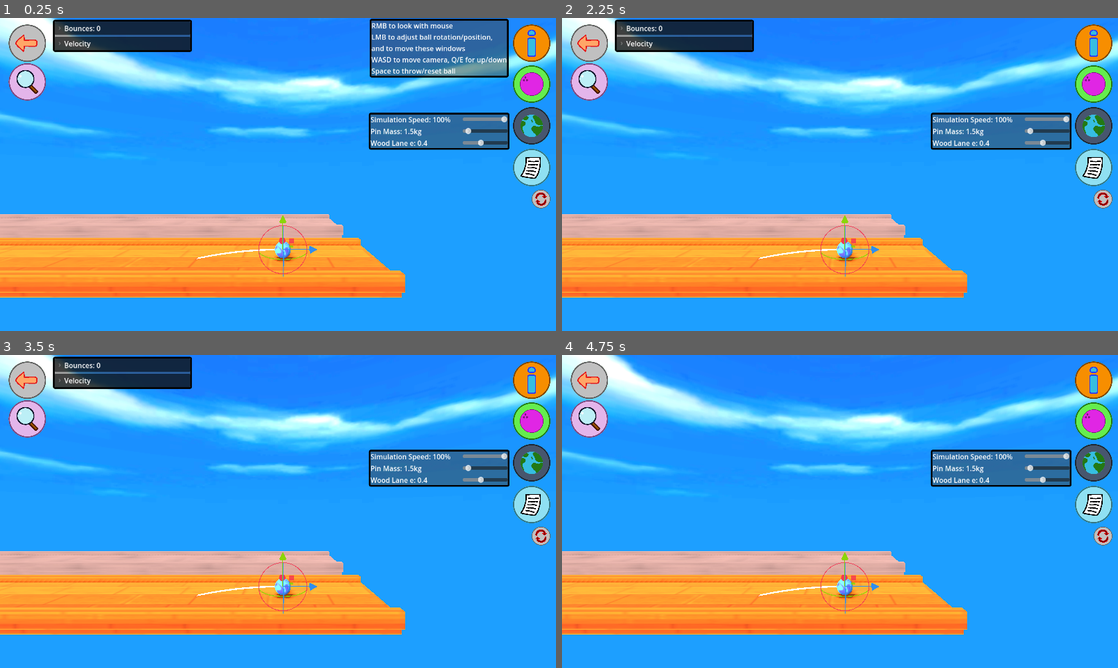
Above: before the commit, frames 1-4 (two rows, left to right).
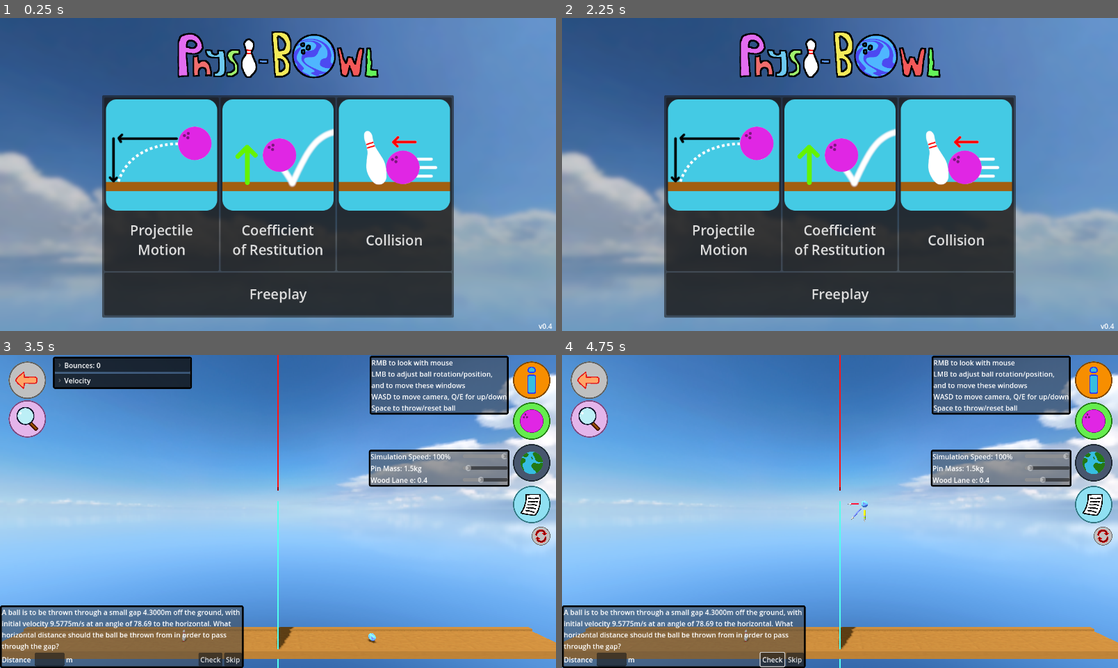
Above: after the commit, the same moments.

Repository: ErythiaSea/CMP400-PhET
Game: Godot game, scene res://Scenes/main_menu.tscn
The game is run twice, just before and just after one commit, with the same random seed, the same clock (stepped at 60 frames per second) and the same inputs. Before the commit the project starts from res://Scenes/bowlingEnv.tscn.
Inputs (mouse positions are in pixels of both pictures, inside the frame that each line leads up to):
- Up to frame 1 (0.25 s): no input
- Up to frame 2 (2.25 s): click (589, 80) at 0.52 s; click (589, 80) at 1.27 s; click (1095, 43) at 2.02 s
- Up to frame 3 (3.5 s): click (161, 520) at 2.75 s, where only the run after the commit has a clickable "Projectile Motion"
- Up to frame 4 (4.75 s): click (773, 658) at 3.5 s, where only the run after the commit has a clickable "Check"; click (589, 417) at 4.25 s

The runs differ from the first frame. In frame 1, 100% of the frame differs, in the area x 0-100%, y 0-100%; in frame 2, 100%; in frame 3, 93%; in frame 4, 95%.

Commit message:
replace assets, fix some oversights

Diff:
--- a/GFX/icon.svg
+++ /dev/null
@@ -1 +0,0 @@
-<svg xmlns="http://www.w3.org/2000/svg" width="128" height="128"><rect width="124" height="124" x="2" y="2" fill="#363d52" stroke="#212532" stroke-width="4" rx="14"/><g fill="#fff" transform="translate(12.322 12.322)scale(.101)"><path d="M105 673v33q407 354 814 0v-33z"/><path fill="#478cbf" d="m105 673 152 14q12 1 15 14l4 67 132 10 8-61q2-11 15-15h162q13 4 15 15l8 61 132-10 4-67q3-13 15-14l152-14V427q30-39 56-81-35-59-83-108-43 20-82 47-40-37-88-64 7-51 8-102-59-28-123-42-26 43-46 89-49-7-98 0-20-46-46-89-64 14-123 42 1 51 8 102-48 27-88 64-39-27-82-47-48 49-83 108 26 42 56 81zm0 33v39c0 276 813 276 814 0v-39l-134 12-5 69q-2 10-14 13l-162 11q-12 0-16-11l-10-65H446l-10 65q-4 11-16 11l-162-11q-12-3-14-13l-5-69z"/><path d="M483 600c0 34 58 34 58 0v-86c0-34-58-34-58 0z"/><circle cx="725" cy="526" r="90"/><circle cx="299" cy="526" r="90"/></g><g fill="#414042" transform="translate(12.322 12.322)scale(.101)"><circle cx="307" cy="532" r="60"/><circle cx="717" cy="532" r="60"/></g></svg>
--- a/Scenes/bowlingEnv.tscn
+++ b/Scenes/bowlingEnv.tscn
@@ -2,9 +2,9 @@
 
 [ext_resource type="Script" uid="uid://cc5q1cb24qhcx" path="res://Scenes/bowling_env.gd" id="1_0fhea"]
 [ext_resource type="Script" uid="uid://b2k2ymxk2hqwc" path="res://Scenes/mouselook_cam.gd" id="1_08dfx"]
-[ext_resource type="Texture2D" uid="uid://c606rf1fe35sf" path="res://GFX/lcsky.png" id="1_deeac"]
 [ext_resource type="Script" uid="uid://d2vpsis0wq81n" path="res://Scenes/bowling_ball.gd" id="3_0fhea"]
 [ext_resource type="PackedScene" uid="uid://bvlr2qb0wnb5" path="res://Scenes/forceDiagComponent.tscn" id="4_0fhea"]
+[ext_resource type="Texture2D" uid="uid://c44wvxkablqeq" path="res://GFX/newsky.png" id="4_edsgw"]
 [ext_resource type="Script" uid="uid://e3f1ox6y6cvg" path="res://addons/Gizmo3DScript/gizmo3D.gd" id="6_wp4vv"]
 [ext_resource type="Texture2D" uid="uid://b8ydn45666nk7" path="res://GFX/bowling_ball.png" id="7_fxcs8"]
 [ext_resource type="Script" uid="uid://cigrabbeusvkm" path="res://Scenes/trajectory_line.gd" id="8_hymiy"]
@@ -33,18 +33,16 @@
 [ext_resource type="ArrayMesh" uid="uid://c3xh1ogv1axhx" path="res://mdl/model.obj" id="31_edsgw"]
 [ext_resource type="Material" uid="uid://dhv24qs0yiphl" path="res://res/lane_mat_wood.tres" id="32_8723f"]
 
-[sub_resource type="PanoramaSkyMaterial" id="PanoramaSkyMaterial_hymiy"]
-panorama = ExtResource("1_deeac")
-energy_multiplier = 2.0
+[sub_resource type="PanoramaSkyMaterial" id="PanoramaSkyMaterial_qw02s"]
+panorama = ExtResource("4_edsgw")
+energy_multiplier = 1.08
 
 [sub_resource type="Sky" id="Sky_vl7ro"]
-sky_material = SubResource("PanoramaSkyMaterial_hymiy")
+sky_material = SubResource("PanoramaSkyMaterial_qw02s")
 process_mode = 3
 
 [sub_resource type="Environment" id="Environment_lt5hn"]
 background_mode = 2
-background_color = Color(0.23529412, 0.6431373, 0.6431373, 1)
-background_energy_multiplier = 1.2
 sky = SubResource("Sky_vl7ro")
 ambient_light_source = 2
 ambient_light_color = Color(0.7666196, 0.76661956, 0.76661956, 1)
@@ -162,7 +160,7 @@
 metadata/_custom_type_script = "uid://e3f1ox6y6cvg"
 
 [node name="DirectionalLight3D" type="DirectionalLight3D" parent="."]
-transform = Transform3D(-0.39256418, 0.6943696, -0.60311216, 0.3787903, 0.7196186, 0.581951, 0.83809984, 9.990927e-08, -0.5455169, 0, 16.050179, 0)
+transform = Transform3D(0.09917353, 0.82834125, -0.551376, 0.36664492, 0.48470345, 0.79412466, 0.92506015, -0.28091538, -0.2556373, 0, 16.050179, -5.219375)
 shadow_enabled = true
 
 [node name="Camera3D" type="Camera3D" parent="."]
@@ -403,16 +401,16 @@
 [node name="PSSliderLabel" type="Label" parent="GUIRoot/BallPanel/VBoxContainer/PSSliderContainer"]
 layout_mode = 2
 size_flags_horizontal = 2
-text = "Throw Impulse: 50N/s"
+text = "Throw Strength: 10m/s"
 
 [node name="PushStrengthSlider" type="HSlider" parent="GUIRoot/BallPanel/VBoxContainer/PSSliderContainer"]
 layout_mode = 2
 size_flags_horizontal = 3
 size_flags_vertical = 4
 size_flags_stretch_ratio = 0.5
-max_value = 300.0
+max_value = 50.0
 step = 0.01
-value = 50.0
+value = 10.0
 
 [node name="MassSliderContainer" type="HBoxContainer" parent="GUIRoot/BallPanel/VBoxContainer"]
 layout_mode = 2
--- a/Scenes/bowling_ball.gd
+++ b/Scenes/bowling_ball.gd
@@ -7,7 +7,7 @@
 @onready var force_diag = $ArrowRoot
 @export var traj_line: Node3D
 
-var fire_impulse_strength: float = 50
+var fire_impulse_strength: float = 10
 var bounces: int = 0
 var pins_hit: int = 0
 var barrier_hit: bool = false
@@ -28,7 +28,7 @@
 func _ready() -> void:
 	pass # Replace with function body.
 
-func fire(use_velocity: bool = false) -> void:
+func fire(use_velocity: bool = true) -> void:
 	last_pos = position
 	last_rot = rotation
 	freeze = false
--- a/Scenes/bowling_env.gd
+++ b/Scenes/bowling_env.gd
@@ -52,7 +52,7 @@
 	if (GameManager.current_gamemode == GameManager.mode.proj_mtn):
 		_barrier.show()
 		_barrier.process_mode = Node.PROCESS_MODE_INHERIT
-		_gizmo.mode -= _gizmo.ToolMode.MOVE
+		_gizmo.mode = 0
 
 		var con = false;
 		for pin in $Pins.get_children() as Array[RigidBody3D]:
@@ -107,6 +107,8 @@
 				if _bowling_ball.barrier_hit:
 					GameManager.q_args["barrier_hit"] = 1
 				_end_checking()
+			if _bowling_ball.position.y > 12.5:
+				_end_checking() # no cheating!
 		if (GameManager.current_gamemode == GameManager.mode.collision):
 			if _bowling_ball.pins_hit > 0:
 				_end_checking()
@@ -300,6 +302,7 @@
 		GameManager.q_type.suvat_needle_maxheight:
 			_barrier_root.position.y = value - 2.5
 		GameManager.q_type.suvat_needle_dist:
+			if (value < 0.1): value = 0.1
 			_bowling_ball.position.z = _barrier_root.position.z + value
 
 func _on_param_2_value_changed(value: float) -> void:
--- a/Scenes/forceBall.tscn
+++ /dev/null
@@ -1,39 +0,0 @@
-[gd_scene load_steps=8 format=3 uid="uid://s8k33qq4wjre"]
-
-[ext_resource type="Script" uid="uid://c6ju8l04xbwch" path="res://Scenes/force_ball.gd" id="1_65q5m"]
-[ext_resource type="PackedScene" uid="uid://bvlr2qb0wnb5" path="res://Scenes/forceDiagComponent.tscn" id="1_b17vh"]
-[ext_resource type="Texture2D" uid="uid://d1m22d2jq0h1m" path="res://GFX/icon.svg" id="2_14oug"]
-
-[sub_resource type="PhysicsMaterial" id="PhysicsMaterial_65q5m"]
-friction = 0.2
-
-[sub_resource type="SphereShape3D" id="SphereShape3D_1d3fa"]
-radius = 0.107
-
-[sub_resource type="SphereMesh" id="SphereMesh_b17vh"]
-radius = 0.107
-height = 0.214
-
-[sub_resource type="StandardMaterial3D" id="StandardMaterial3D_unano"]
-albedo_texture = ExtResource("2_14oug")
-
-[node name="ForceBall" type="RigidBody3D"]
-mass = 3.0
-physics_material_override = SubResource("PhysicsMaterial_65q5m")
-can_sleep = false
-script = ExtResource("1_65q5m")
-
-[node name="RemoteTransform3D" type="RemoteTransform3D" parent="."]
-remote_path = NodePath("../ArrowRoot")
-update_rotation = false
-
-[node name="CollisionShape3D" type="CollisionShape3D" parent="."]
-shape = SubResource("SphereShape3D_1d3fa")
-
-[node name="MeshInstance3D" type="MeshInstance3D" parent="."]
-mesh = SubResource("SphereMesh_b17vh")
-surface_material_override/0 = SubResource("StandardMaterial3D_unano")
-
-[node name="ArrowRoot" parent="." instance=ExtResource("1_b17vh")]
-length_scale = 0.5
-distance_from_center = 0.75
--- a/Scenes/gui_root.gd
+++ b/Scenes/gui_root.gd
@@ -97,7 +97,7 @@
 
 func _on_ps_slider_value_changed(value: float) -> void:
 	force_ball.fire_impulse_strength = value
-	push_strength_label.text = "Throw Impulse: %.2fN/s" % value
+	push_strength_label.text = "Throw Impulse: %.2fm/s" % value
 
 func _on_time_scale_slider_value_changed(value: float) -> void:
 	Engine.time_scale = value
@@ -112,7 +112,7 @@
 		ball_bounces_foldable.title = "Bounces: %d" % force_ball.bounces
 		var bounce_init: String = "Initial: %.2fm, height: %.2fm" % [force_ball.last_pos.y, force_ball.position.y]
 		var bounce_text: String = ""
-		for i in range(0, force_ball.bounces):
+		for i in range(0, force_ball.flight_time_history.size()):
 			bounce_text += "\n%d - time: %.2fs, max: %.2fm" % [i, force_ball.flight_time_history[i], force_ball.max_height_history[i]]
 		if force_ball.in_air:
 			bounce_text += "\n%d - time: %.2fs, max: %.2fm" % [force_ball.bounces, force_ball.time_flying, force_ball.max_height]
--- a/Scenes/main_menu.tscn
+++ b/Scenes/main_menu.tscn
@@ -1,13 +1,11 @@
 [gd_scene load_steps=7 format=3 uid="uid://dlgiq4w8u6an6"]
 
 [ext_resource type="Script" uid="uid://cgx51als5phaa" path="res://Scenes/main_menu.gd" id="1_1ehe0"]
-[ext_resource type="Texture2D" uid="uid://uiovn8h6xyro" path="res://GFX/menu_bg_temp.png" id="1_28flt"]
+[ext_resource type="Texture2D" uid="uid://bgckxrqv03gjo" path="res://GFX/menu_bg.png" id="2_opfnp"]
 [ext_resource type="Texture2D" uid="uid://p72t8cc4rb3i" path="res://GFX/projmot_icon.png" id="3_n45e2"]
+[ext_resource type="Texture2D" uid="uid://rke8hjip8lky" path="res://GFX/logo.png" id="3_opfnp"]
 [ext_resource type="Texture2D" uid="uid://btumcuxh4swo6" path="res://GFX/bounce_icon.png" id="4_opfnp"]
 [ext_resource type="Texture2D" uid="uid://bltmecxinqcfb" path="res://GFX/collision_icon.png" id="5_cp0ys"]
-
-[sub_resource type="LabelSettings" id="LabelSettings_48xlc"]
-font_size = 50
 
 [node name="MainMenu" type="Control"]
 layout_mode = 3
@@ -27,21 +25,22 @@
 anchor_bottom = 1.0
 grow_horizontal = 2
 grow_vertical = 2
-texture = ExtResource("1_28flt")
+texture = ExtResource("2_opfnp")
 expand_mode = 1
 
-[node name="Title" type="Label" parent="."]
+[node name="Title" type="TextureRect" parent="."]
 layout_mode = 1
 anchors_preset = 5
 anchor_left = 0.5
 anchor_right = 0.5
-offset_left = -217.0
-offset_top = 54.0
-offset_right = 218.0
-offset_bottom = 123.0
+offset_left = -233.0
+offset_top = 29.0
+offset_right = 233.5
+offset_bottom = 144.0
 grow_horizontal = 2
-text = "Game Name/Logo"
-label_settings = SubResource("LabelSettings_48xlc")
+texture = ExtResource("3_opfnp")
+expand_mode = 2
+stretch_mode = 4
 
 [node name="MainButtons" type="VBoxContainer" parent="."]
 visible = false
--- a/Scenes/testEnv.tscn
+++ /dev/null
@@ -1,171 +0,0 @@
-[gd_scene load_steps=14 format=3 uid="uid://bjrth7jbmslq0"]
-
-[ext_resource type="Script" uid="uid://b2k2ymxk2hqwc" path="res://Scenes/mouselook_cam.gd" id="1_maban"]
-[ext_resource type="PackedScene" uid="uid://s8k33qq4wjre" path="res://Scenes/forceBall.tscn" id="1_nbdxk"]
-[ext_resource type="Texture2D" uid="uid://cqmyxlq4qmlh8" path="res://GFX/grid.png" id="3_8u6ba"]
-[ext_resource type="Script" uid="uid://c1l5soefw1mvj" path="res://Scenes/gui_root.gd" id="3_s4j54"]
-[ext_resource type="Texture2D" uid="uid://c606rf1fe35sf" path="res://GFX/lcsky.png" id="4_08gmi"]
-
-[sub_resource type="PhysicsMaterial" id="PhysicsMaterial_maban"]
-friction = 30.0
-rough = true
-
-[sub_resource type="PlaneMesh" id="PlaneMesh_nbdxk"]
-size = Vector2(200, 200)
-
-[sub_resource type="StandardMaterial3D" id="StandardMaterial3D_maban"]
-albedo_color = Color(0.19694135, 0.5756562, 0, 1)
-albedo_texture = ExtResource("3_8u6ba")
-uv1_scale = Vector3(100, 100, 100)
-uv2_scale = Vector3(100, 100, 100)
-
-[sub_resource type="WorldBoundaryShape3D" id="WorldBoundaryShape3D_nbdxk"]
-
-[sub_resource type="PanoramaSkyMaterial" id="PanoramaSkyMaterial_p7in2"]
-panorama = ExtResource("4_08gmi")
-energy_multiplier = 2.0
-
-[sub_resource type="Sky" id="Sky_vl7ro"]
-sky_material = SubResource("PanoramaSkyMaterial_p7in2")
-process_mode = 3
-
-[sub_resource type="Environment" id="Environment_maban"]
-background_mode = 2
-background_color = Color(0.23529412, 0.6431373, 0.6431373, 1)
-background_energy_multiplier = 1.2
-sky = SubResource("Sky_vl7ro")
-ambient_light_source = 2
-ambient_light_color = Color(0.7666196, 0.76661956, 0.76661956, 1)
-reflected_light_source = 1
-
-[sub_resource type="StyleBoxFlat" id="StyleBoxFlat_maban"]
-bg_color = Color(0.24477634, 0.24477643, 0.24477628, 0.49411765)
-border_width_left = 4
-border_width_top = 4
-border_width_right = 4
-border_width_bottom = 4
-border_color = Color(0, 0, 0, 1)
-corner_radius_top_left = 4
-corner_radius_top_right = 4
-corner_radius_bottom_right = 4
-corner_radius_bottom_left = 4
-
-[node name="Test" type="Node3D"]
-
-[node name="DirectionalLight3D" type="DirectionalLight3D" parent="."]
-transform = Transform3D(-0.39256424, 0.69436973, -0.60311234, 0.37879035, 0.7196186, 0.58195096, 0.83809996, 0, -0.545517, 0, 16.050179, 0)
-shadow_enabled = true
-
-[node name="Camera3D" type="Camera3D" parent="."]
-transform = Transform3D(1, 0, 0, 0, 1, 0, 0, 0, 1, 7.3433404, 3.2469878, 7.3400917)
-script = ExtResource("1_maban")
-
-[node name="ForceBall" parent="." instance=ExtResource("1_nbdxk")]
-transform = Transform3D(1, 0, 0, 0, 1, 0, 0, 0, 1, 0, 5.478694, 0)
-
-[node name="StaticBody3D" type="StaticBody3D" parent="."]
-physics_material_override = SubResource("PhysicsMaterial_maban")
-
-[node name="MeshInstance3D" type="MeshInstance3D" parent="StaticBody3D"]
-mesh = SubResource("PlaneMesh_nbdxk")
-surface_material_override/0 = SubResource("StandardMaterial3D_maban")
-
-[node name="CollisionShape3D" type="CollisionShape3D" parent="StaticBody3D"]
-shape = SubResource("WorldBoundaryShape3D_nbdxk")
-
-[node name="WorldEnvironment" type="WorldEnvironment" parent="."]
-environment = SubResource("Environment_maban")
-
-[node name="GUIRoot" type="CanvasLayer" parent="." node_paths=PackedStringArray("air_resistance_toggle", "air_resistance_slider_container", "air_resistance_coefficient_slider", "air_resistance_coefficient_label", "mass_slider", "mass_label", "push_strength_slider", "push_strength_label", "force_ball")]
-script = ExtResource("3_s4j54")
-air_resistance_toggle = NodePath("PanelContainer/VBoxContainer/ButtonContainer/AirResistanceButton")
-air_resistance_slider_container = NodePath("PanelContainer/VBoxContainer/ARCSliderContainer")
-air_resistance_coefficient_slider = NodePath("PanelContainer/VBoxContainer/ARCSliderContainer/ARCSlider")
-air_resistance_coefficient_label = NodePath("PanelContainer/VBoxContainer/ARCSliderContainer/ARCSliderLabel")
-mass_slider = NodePath("PanelContainer/VBoxContainer/MassSliderContainer/MassSlider")
-mass_label = NodePath("PanelContainer/VBoxContainer/MassSliderContainer/MassSliderLabel")
-push_strength_slider = NodePath("PanelContainer/VBoxContainer/PSSliderContainer/PushStrengthSlider")
-push_strength_label = NodePath("PanelContainer/VBoxContainer/PSSliderContainer/PSSliderLabel")
-force_ball = NodePath("../ForceBall")
-
-[node name="PanelContainer" type="PanelContainer" parent="GUIRoot"]
-offset_right = 407.0
-offset_bottom = 59.0
-theme_override_styles/panel = SubResource("StyleBoxFlat_maban")
-
-[node name="VBoxContainer" type="VBoxContainer" parent="GUIRoot/PanelContainer"]
-layout_mode = 2
-
-[node name="ButtonContainer" type="HBoxContainer" parent="GUIRoot/PanelContainer/VBoxContainer"]
-layout_mode = 2
-
-[node name="ButtonLabel" type="Label" parent="GUIRoot/PanelContainer/VBoxContainer/ButtonContainer"]
-layout_mode = 2
-size_flags_horizontal = 2
-text = "Simulate Air Resistance"
-
-[node name="AirResistanceButton" type="CheckButton" parent="GUIRoot/PanelContainer/VBoxContainer/ButtonContainer"]
-layout_mode = 2
-size_flags_horizontal = 10
-focus_mode = 0
-
-[node name="ARCSliderContainer" type="HBoxContainer" parent="GUIRoot/PanelContainer/VBoxContainer"]
-visible = false
-layout_mode = 2
-
-[node name="ARCSliderLabel" type="Label" parent="GUIRoot/PanelContainer/VBoxContainer/ARCSliderContainer"]
-layout_mode = 2
-size_flags_horizontal = 2
-text = "Air Resistance Coefficient: 0.03"
-
-[node name="ARCSlider" type="HSlider" parent="GUIRoot/PanelContainer/VBoxContainer/ARCSliderContainer"]
-layout_mode = 2
-size_flags_horizontal = 3
-size_flags_vertical = 4
-size_flags_stretch_ratio = 0.5
-max_value = 2.0
-step = 0.01
-value = 0.03
-
-[node name="PSSliderContainer" type="HBoxContainer" parent="GUIRoot/PanelContainer/VBoxContainer"]
-layout_mode = 2
-
-[node name="PSSliderLabel" type="Label" parent="GUIRoot/PanelContainer/VBoxContainer/PSSliderContainer"]
-layout_mode = 2
-size_flags_horizontal = 2
-text = "Push Strength: 7.50"
-
-[node name="PushStrengthSlider" type="HSlider" parent="GUIRoot/PanelContainer/VBoxContainer/PSSliderContainer"]
-layout_mode = 2
-size_flags_horizontal = 3
-size_flags_vertical = 4
-size_flags_stretch_ratio = 0.5
-max_value = 1000.0
-step = 0.01
-value = 7.5
-exp_edit = true
-
-[node name="MassSliderContainer" type="HBoxContainer" parent="GUIRoot/PanelContainer/VBoxContainer"]
-layout_mode = 2
-
-[node name="MassSliderLabel" type="Label" parent="GUIRoot/PanelContainer/VBoxContainer/MassSliderContainer"]
-layout_mode = 2
-size_flags_horizontal = 2
-text = "Ball Mass: 3.00"
-
-[node name="MassSlider" type="HSlider" parent="GUIRoot/PanelContainer/VBoxContainer/MassSliderContainer"]
-layout_mode = 2
-size_flags_horizontal = 3
-size_flags_vertical = 4
-size_flags_stretch_ratio = 0.5
-max_value = 300.0
-step = 0.01
-value = 3.0
-exp_edit = true
-
-[node name="ControlsLabel" type="Label" parent="GUIRoot/PanelContainer/VBoxContainer"]
-layout_mode = 2
-text = "
-Tab to toggle cursor/camera mouselook
-WASD to move camera, Q/E for up/down
-IJKL to push ball, Space to jump		"
--- a/project.godot
+++ b/project.godot
@@ -10,11 +10,10 @@
 
 [application]
 
-config/name="CMP400 PhET (4.5)"
+config/name="CMP400 PhET"
 config/version="v0.4"
-run/main_scene="uid://dg0lyw2wu0nwg"
+run/main_scene="uid://dlgiq4w8u6an6"
 config/features=PackedStringArray("4.5", "GL Compatibility")
-config/icon="res://GFX/icon.svg"
 
 [autoload]
 
--- a/res/lane_mat_cloth.tres
+++ b/res/lane_mat_cloth.tres
@@ -1,8 +1,8 @@
 [gd_resource type="StandardMaterial3D" load_steps=2 format=3 uid="uid://i0skkgbqocpn"]
 
-[ext_resource type="Texture2D" uid="uid://cvhgd2vnm4q" path="res://GFX/cloth.png" id="1_746qm"]
+[ext_resource type="Texture2D" uid="uid://tnjv66qoshwk" path="res://GFX/cloth_hessian.jpg" id="1_746qm"]
 
 [resource]
-albedo_color = Color(0.99331325, 0.77187, 0.7095325, 1)
+albedo_color = Color(0.94874674, 0.71619797, 1, 1)
 albedo_texture = ExtResource("1_746qm")
 uv1_scale = Vector3(20, 1.5, 1)
--- a/res/lane_mat_wood.tres
+++ b/res/lane_mat_wood.tres
@@ -1,8 +1,8 @@
 [gd_resource type="StandardMaterial3D" load_steps=2 format=3 uid="uid://dhv24qs0yiphl"]
 
-[ext_resource type="Texture2D" uid="uid://bpj3r1wp22wh3" path="res://GFX/wood_planks.png" id="1_uqn6n"]
+[ext_resource type="Texture2D" uid="uid://ca4dsc7632c2m" path="res://GFX/laminate_floor_diff_1k.jpg" id="1_uqn6n"]
 
 [resource]
-albedo_color = Color(0.9999998, 0.6314859, 0.25730592, 1)
+albedo_color = Color(0.815659, 0.7215366, 0.46619773, 1)
 albedo_texture = ExtResource("1_uqn6n")
 uv1_scale = Vector3(30, 1.5, 1)
Binary file removed: GFX/cloth.png
Binary file added: GFX/cloth_hessian.jpg
Not shown, changed: GFX/cloth_hessian.jpg.import
Binary file removed: GFX/grid.png
Binary file added: GFX/laminate_floor_diff_1k.jpg
Not shown, changed: GFX/laminate_floor_diff_1k.jpg.import
Binary file removed: GFX/lcsky.png
Binary file added: GFX/logo.png
Not shown, changed: GFX/logo.png.import
Binary file added: GFX/menu_bg.png
Not shown, changed: GFX/menu_bg.png.import
Binary file removed: GFX/menu_bg_temp.png
(and 2 more such lines)
